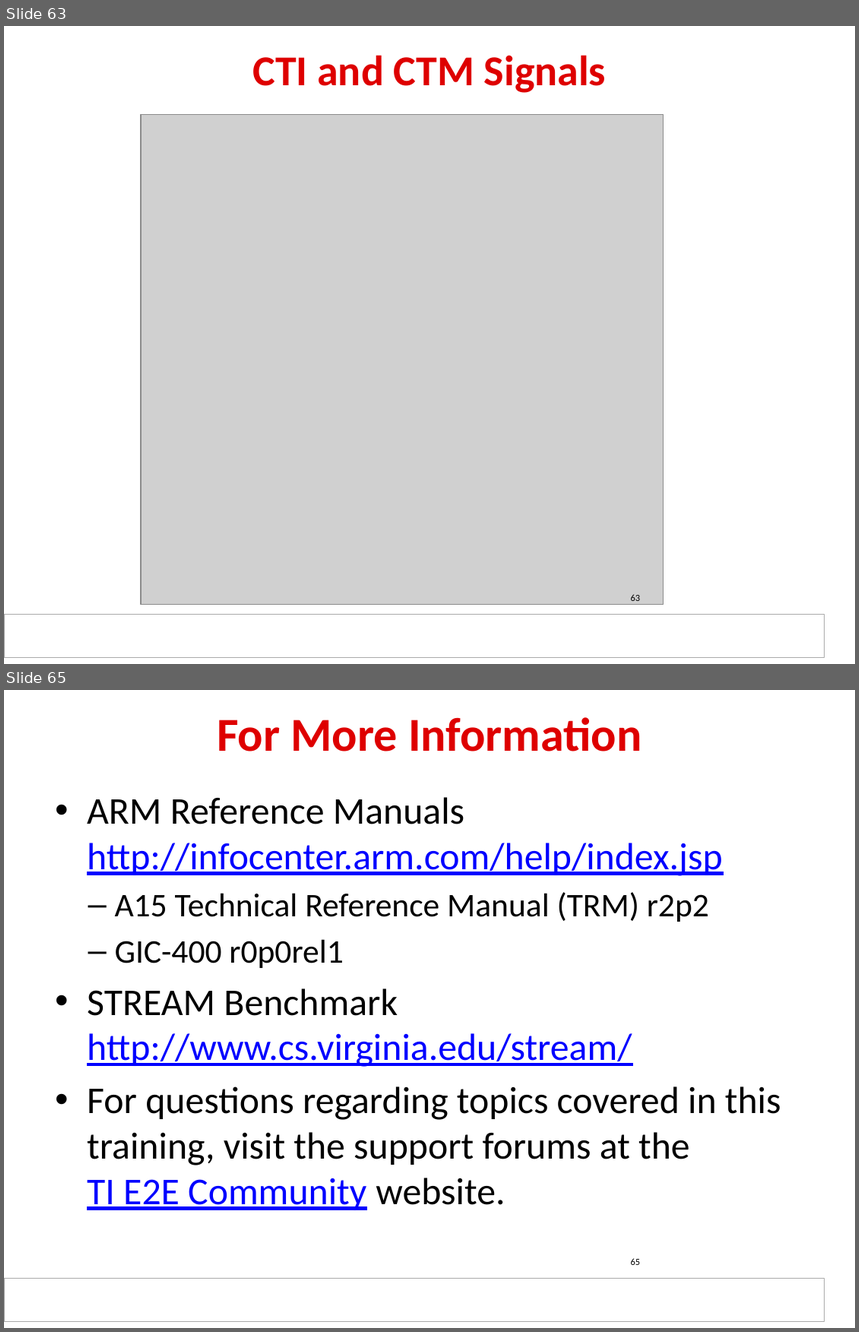
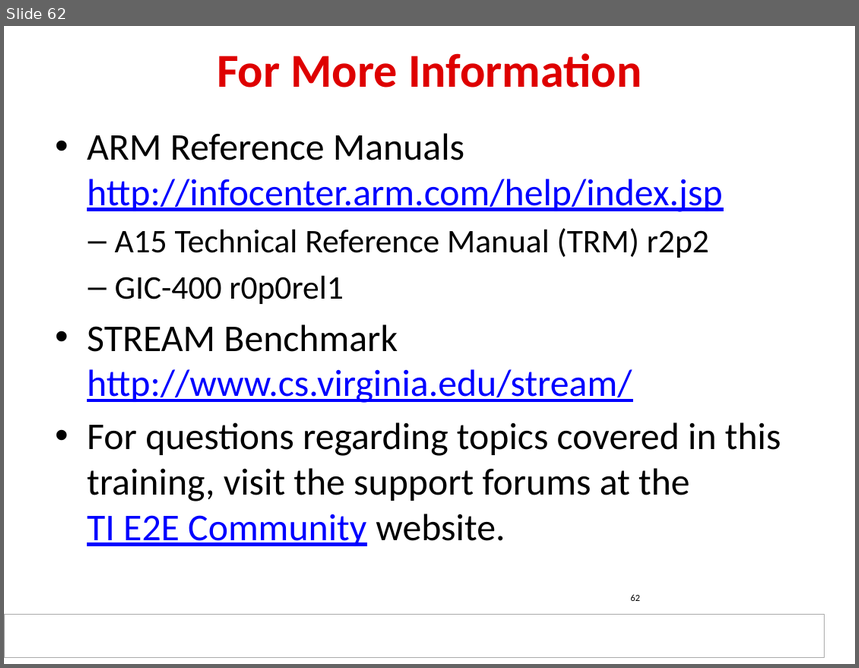
Before and after one commit to hari1989/keystone-workshop, a slide deck: slides/KeyStone ARM A15 CorePac.pptx. Shown one above the other, each under a label of ours: slides 63 and 65 before the commit, slide 62 after it; the slides between them are not shown. The pictures are 859x1332 and 859x668 pixels, drawn with LibreOffice and Linux fonts; fonts in the diff are those of the drawing; grey boxes stand for pictures; background and template pictures are left out. Boxes give left, top, right and bottom in pixels: in the first picture for what was removed or moved away, otherwise in the second. Text is boxed around its words. In the diff, an @@ line names an element or a change of style, - is before the commit and + after.

```diff
--- a/slides/KeyStone ARM A15 CorePac.pptx
+++ b/slides/KeyStone ARM A15 CorePac.pptx
@@ slide 63 removed at (4, 26, 855, 664), background #FFFFFF; not listed: 1 template element that a slide beside it also shows @@
@@ title removed at (253, 55, 606, 93) @@
-CTI and CTM Signals
@@ picture removed at (141, 114, 664, 605) @@
@@ page number removed at (631, 594, 641, 601) @@
-63
@@ what was slide 65 is now slide 62 @@
@@ page number at (631, 594, 641, 601): text changed @@
-65
+62
```
Also in this commit, not shown: 1 slide changed, 2 other slides removed.
